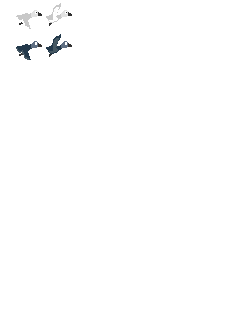
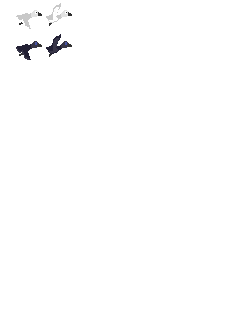
Layers edited between the first and the second w=250, h=320 image:
painted on "BossFlap" over (16, 34, 68, 60)
